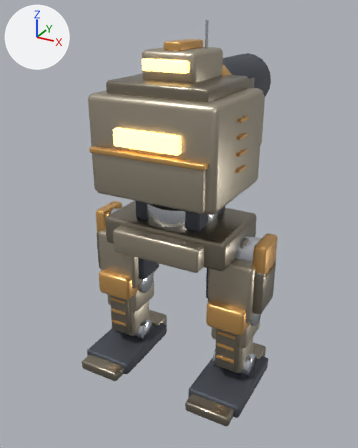
Two versions of the glTF model godot/models/artillery.glb, one commit apart.
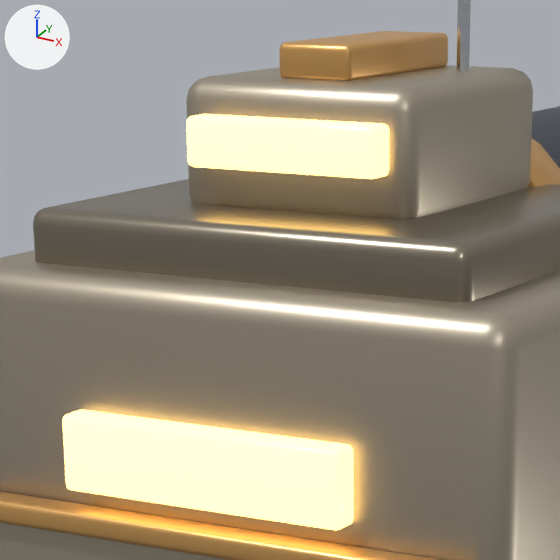
The first picture shows the older version from a 50 mm lens placed at (3.38, -6.21, 5.7), pointed at (-0.24, 0.37, 2.42). The close-ups show the older and then the newer version on the part from 27% to 64% of the width and 7% to 36% of the height of that picture. Only the edits that show in the close-ups are written down. Lighting does not change. The marker at upper left points along +X, +Y and +Z. Where no turn or scale is listed for an object, it has been applied to the vertices. Vertices at exactly the same position are counted once.

The first close-up shows 'ART_head_glass', 'ART_head_shell', 'ART_head_steel', 'ART_head_trim', 'ART_torso_dark', 'ART_torso_glass', 'ART_torso_plate', 'ART_torso_shell', 'ART_torso_trim'.
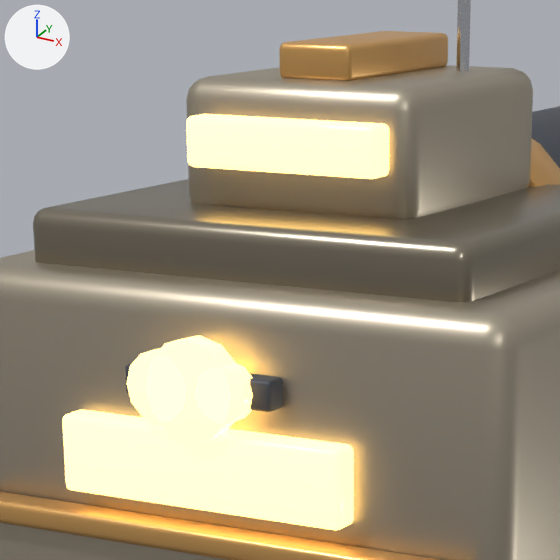
Location of each change, (x1, y1, x2, y2) in pixels of the close-ups (560 x 560 px):
```json
{"object": "ART_torso_glass", "change": "reshaped", "before": [62, 409, 354, 530], "after": [62, 335, 354, 530], "on screen": "61% taller"}
{"object": "ART_torso_dark", "change": "reshaped", "before": [531, 106, 560, 168], "after": [125, 106, 560, 412]}
{"part": 1, "of": "me_cube_032", "change": "added", "after": [125, 363, 283, 412]}
{"part": 2, "of": "me_cube_036", "change": "added", "after": [126, 348, 187, 424], "on screen": "beige"}
{"part": 3, "of": "me_cube_036", "change": "added", "after": [145, 335, 236, 443], "on screen": "beige"}
{"part": 4, "of": "me_cube_036", "change": "added", "after": [195, 363, 253, 424], "on screen": "beige"}
```

Edits to the scene script, one JSON object a line:
```json
{"block": "me_cube_032", "where": "# used by ob_art_torso_dark; location = (0.0, 0.842, 3.942)"}
{"op": "remove", "block": "me_cube_032", "code": "me_cube_032.from_pydata(...)  # 312 vertices, 612 faces; spans x -0.54..0.54, y -1.31..1.61, z -1.18..1.0"}
{"op": "add", "block": "me_cube_032", "code": "me_cube_032.from_pydata(...)  # 2028 vertices, 3972 faces; spans x -0.97..0.97, y -1.85..1.61, z -1.54..1.0"}
{"block": "me_cube_032", "change": "me_cube_032 part 1: the loose piece of 96 vertices spanning x -0.44..0.44, y -0.29..0.29, z -0.65..0.65 is copied, and the copy is scaled about its middle by (0.6, 0.19, 0.0629), then moved by (0.0, -1.77, 0.43); it spans x -0.25..0.25, y -1.82..-1.71, z 0.38..0.47"}
{"block": "me_cube_032", "change": "other edits to the shape of me_cube_032 do not show in these pictures"}
{"block": "me_cube_036", "where": "# used by ob_art_torso_glass; location = (0.0, -0.94, 4.125)"}
{"op": "remove", "block": "me_cube_036", "code": "me_cube_036.from_pydata(...)  # 96 vertices, 188 faces; spans x -0.486..0.486, y -0.057..0.057, z -0.119..0.119"}
{"op": "add", "block": "me_cube_036", "code": "me_cube_036.from_pydata(...)  # 312 vertices, 608 faces; spans x -0.486..0.486, y -0.085..0.057, z -0.119..0.396"}
{"block": "me_cube_036", "change": "me_cube_036 part 2: a new loose piece of 72 vertices spanning x -0.216..0.0, y -0.085..-0.012, z 0.137..0.353, in mat_art_glass (beige #f3cb7c, glowing beige #ffd582)"}
{"block": "me_cube_036", "change": "me_cube_036 part 3: a new loose piece of 72 vertices spanning x -0.151..0.151, y -0.085..-0.012, z 0.094..0.396, in mat_art_glass (beige #f3cb7c, glowing beige #ffd582)"}
{"block": "me_cube_036", "change": "me_cube_036 part 4: a new loose piece of 72 vertices spanning x 0.022..0.194, y -0.085..-0.012, z 0.159..0.332, in mat_art_glass (beige #f3cb7c, glowing beige #ffd582)"}
```
